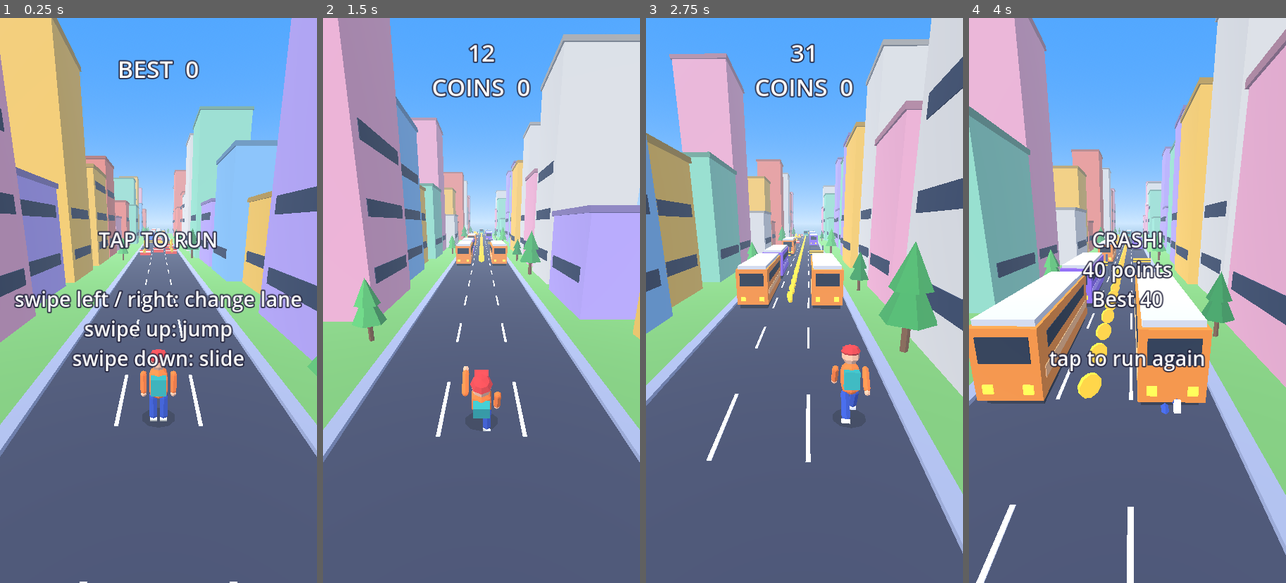
Above: before the commit, frames 1-4 (left to right).
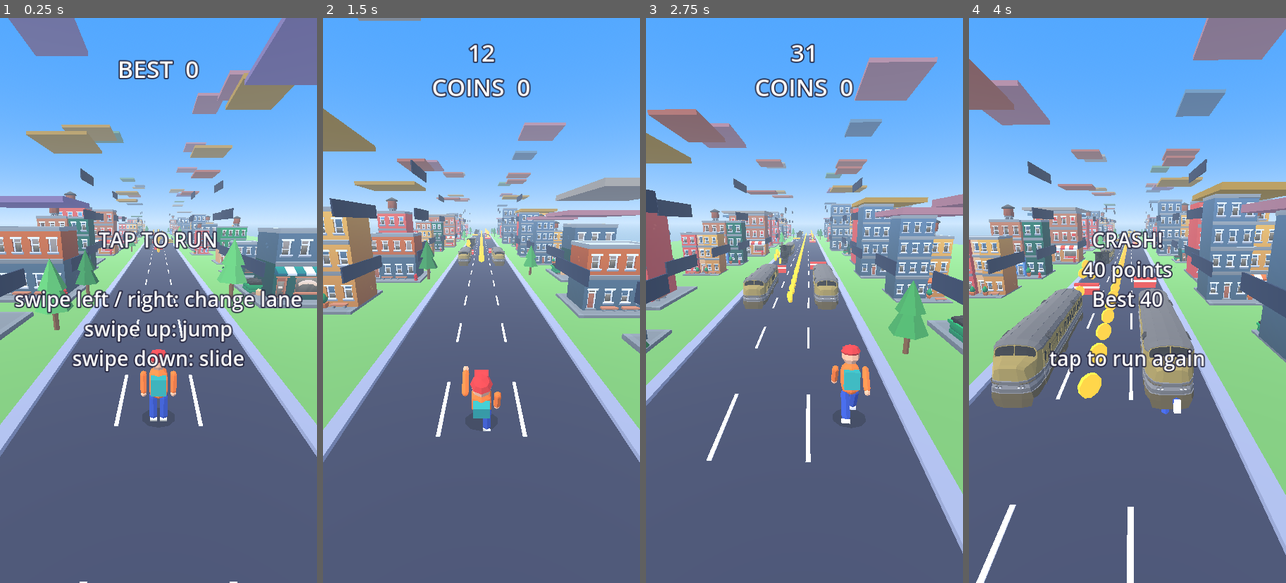
Above: after the commit, the same moments.

Repository: akshathgaming198028-cell/EndlessGame
Game: Godot game, scene res://main.tscn
The game is run twice, just before and just after one commit, with the same random seed, the same clock (stepped at 60 frames per second) and the same inputs.
Inputs (mouse positions are in pixels of both pictures, inside the frame that each line leads up to):
- Up to frame 1 (0.25 s): no input
- Up to frame 2 (1.5 s): tap Enter at 0.5 s; move the mouse to (551, 272) at 0.52 s; hold Right 0.53-1.25 s; click (551, 272) at 0.67 s; tap Space at 0.77 s; drag from (418, 328) to (465, 413) at 1.27 s
- Up to frame 3 (2.75 s): move the mouse to (836, 176) at 2.02 s; hold Right from 2.03 s (still down)
- Up to frame 4 (4 s): release Right at 2.75 s; drag from (1111, 413) to (1032, 215) at 2.77 s; tap Enter at 3.5 s; move the mouse to (1222, 385) at 3.52 s; hold Left from 3.53 s (still down); tap Space at 3.77 s

The runs differ from the first frame. In frame 1, 32% of the frame differs, in the area x 0-100%, y 0-64%; in frame 2, 35%; in frame 3, 35%; in frame 4, 45%, in the area x 0-100%, y 0-70%.

Commit message:
Use Kenney CC0 train and building models, fitted to our boxes
Co-Authored-By: Claude Haiku 5.5 <noreply@anthropic.com>
Claude-Session: https://claude.ai/code/session_01DDNfUcEeZJQNoZPcRL3Cag

Diff:
--- a/main.gd
+++ b/main.gd
@@ -12,6 +12,22 @@
 #                                animations with run / jump / slide / die / idle in the name)
 
 const LANE_W := 2.4
+# Kenney CC0 models (see CREDITS.md). Each is scaled to fit the box it replaces.
+const TRAIN_MODELS := [
+	"res://assets/trains/Locomotive Front/Locomotive_Front.fbx",
+	"res://assets/trains/High Speed Front/HighSpeed_Front.fbx",
+	"res://assets/trains/Cargo Train Front/CargoTrain_Front.fbx",
+]
+const BUILDING_MODELS := [
+	"res://assets/environment/Building/building_A.fbx",
+	"res://assets/environment/Building/building_C.fbx",
+	"res://assets/environment/Building/building_D.fbx",
+	"res://assets/environment/Building/building_E.fbx",
+	"res://assets/environment/Building/building_F.fbx",
+	"res://assets/environment/Building B/building_B.fbx",
+	"res://assets/environment/Building-otRsYa6pan/building_H.fbx",
+	"res://assets/environment/Building-bbH2Bg73qM/building_G.fbx",
+]
 # --- MAP (Subway Surfers model in assets/map.glb). Tweak these after testing. ---
 const MAP_PATH := "res://assets/map.glb"
 const MAP_SCALE := 0.4      # the open track between the bush walls is 18 model units wide = 3 lanes
@@ -474,7 +490,8 @@
 			var bx: float = side * (LANE_W * 1.5 + 2.6 + w * 0.5 + rng.randf_range(0.0, 3.0))
 			var bz: float = -10.0 + j * 10.0 + rng.randf_range(-1.5, 1.5)
 			var col: Color = building_colors[rng.randi() % building_colors.size()]
-			add_box(node, Vector3(w, h, d), Vector3(bx, h * 0.5 - 0.3, bz), col)
+			if not _fit_model(node, BUILDING_MODELS[rng.randi() % BUILDING_MODELS.size()], Vector3(w, h, d), Vector3(bx, h * 0.5 - 0.3, bz)):
+				add_box(node, Vector3(w, h, d), Vector3(bx, h * 0.5 - 0.3, bz), col)
 			add_box(node, Vector3(w + 0.3, 0.4, d + 0.3), Vector3(bx, h - 0.1, bz), col.darkened(0.25))
 			var rows: int = rng.randi_range(1, 3)
 			for r in rows:
@@ -574,15 +591,16 @@
 		add_box(n, Vector3(2.1, 0.5, 0.35), Vector3(0, 1.4, 0), c_hazard)
 		add_box(n, Vector3(2.12, 0.12, 0.37), Vector3(0, 1.4, 0), c_dark)
 	elif type == "train":
-		var tc: Color = train_colors[rng.randi() % train_colors.size()]
-		add_box(n, Vector3(1.8, 0.35, 7.4), Vector3(0, 0.3, 0), c_dark)
-		add_box(n, Vector3(2.0, 2.3, 8.0), Vector3(0, 1.6, 0), tc)
-		add_box(n, Vector3(2.04, 0.4, 7.2), Vector3(0, 1.2, 0), tc.lightened(0.35))
-		add_box(n, Vector3(2.04, 0.55, 6.4), Vector3(0, 2.1, 0), Color("1d2a3f"))
-		add_box(n, Vector3(1.8, 0.2, 7.6), Vector3(0, 2.85, 0), c_white.darkened(0.15))
-		add_box(n, Vector3(1.5, 0.8, 0.06), Vector3(0, 2.1, 4.02), Color("1d2a3f"))
-		add_box(n, Vector3(0.3, 0.3, 0.08), Vector3(-0.6, 0.85, 4.02), c_hazard, 1.0)
-		add_box(n, Vector3(0.3, 0.3, 0.08), Vector3(0.6, 0.85, 4.02), c_hazard, 1.0)
+		if not _fit_model(n, TRAIN_MODELS[rng.randi() % TRAIN_MODELS.size()], Vector3(2.0, 2.6, 8.0), Vector3(0, 1.3, 0)):
+			var tc: Color = train_colors[rng.randi() % train_colors.size()]
+			add_box(n, Vector3(1.8, 0.35, 7.4), Vector3(0, 0.3, 0), c_dark)
+			add_box(n, Vector3(2.0, 2.3, 8.0), Vector3(0, 1.6, 0), tc)
+			add_box(n, Vector3(2.04, 0.4, 7.2), Vector3(0, 1.2, 0), tc.lightened(0.35))
+			add_box(n, Vector3(2.04, 0.55, 6.4), Vector3(0, 2.1, 0), Color("1d2a3f"))
+			add_box(n, Vector3(1.8, 0.2, 7.6), Vector3(0, 2.85, 0), c_white.darkened(0.15))
+			add_box(n, Vector3(1.5, 0.8, 0.06), Vector3(0, 2.1, 4.02), Color("1d2a3f"))
+			add_box(n, Vector3(0.3, 0.3, 0.08), Vector3(-0.6, 0.85, 4.02), c_hazard, 1.0)
+			add_box(n, Vector3(0.3, 0.3, 0.08), Vector3(0.6, 0.85, 4.02), c_hazard, 1.0)
 	items.append({"type": type, "x": x, "z": z, "y": y, "node": n, "alive": true})
 
 
@@ -649,6 +667,44 @@
 				# draw both sides of every face so nothing vanishes at close range
 				d.cull_mode = BaseMaterial3D.CULL_DISABLED
 				mi.set_surface_override_material(si, d)
+
+
+# Loads a model, scales it uniformly to fit `size`, and centres it on `at` (bottom at at.y - size.y/2).
+# Returns false if the model is missing, so the caller can draw a box instead.
+func _fit_model(parent: Node3D, path: String, size: Vector3, at: Vector3) -> bool:
+	if not ResourceLoader.exists(path):
+		return false
+	var ps := load(path) as PackedScene
+	if ps == null:
+		return false
+	var root := Node3D.new()
+	parent.add_child(root)
+	root.add_child(ps.instantiate())
+	var box := _model_box(root, parent)
+	# our trains and buildings run along Z, so turn models that are long along X
+	if box.size.x > box.size.z * 1.2 and size.z > size.x:
+		root.rotation_degrees.y = 90.0
+		box = _model_box(root, parent)
+	if box.size.x <= 0.0 or box.size.y <= 0.0 or box.size.z <= 0.0:
+		root.queue_free()
+		return false
+	var k := minf(size.x / box.size.x, minf(size.y / box.size.y, size.z / box.size.z))
+	var c := box.get_center()
+	root.scale = Vector3.ONE * k
+	root.position = Vector3(at.x - k * c.x, at.y - size.y * 0.5 - k * box.position.y, at.z - k * c.z)
+	return true
+
+
+func _model_box(root: Node3D, parent: Node3D) -> AABB:
+	var meshes: Array = []
+	_collect_meshes(root, meshes)
+	var box := AABB()
+	var first := true
+	for mi in meshes:
+		var b: AABB = parent.global_transform.affine_inverse() * mi.global_transform * mi.get_aabb()
+		box = b if first else box.merge(b)
+		first = false
+	return box
 
 
 func _collect_meshes(n: Node, out: Array) -> void:
